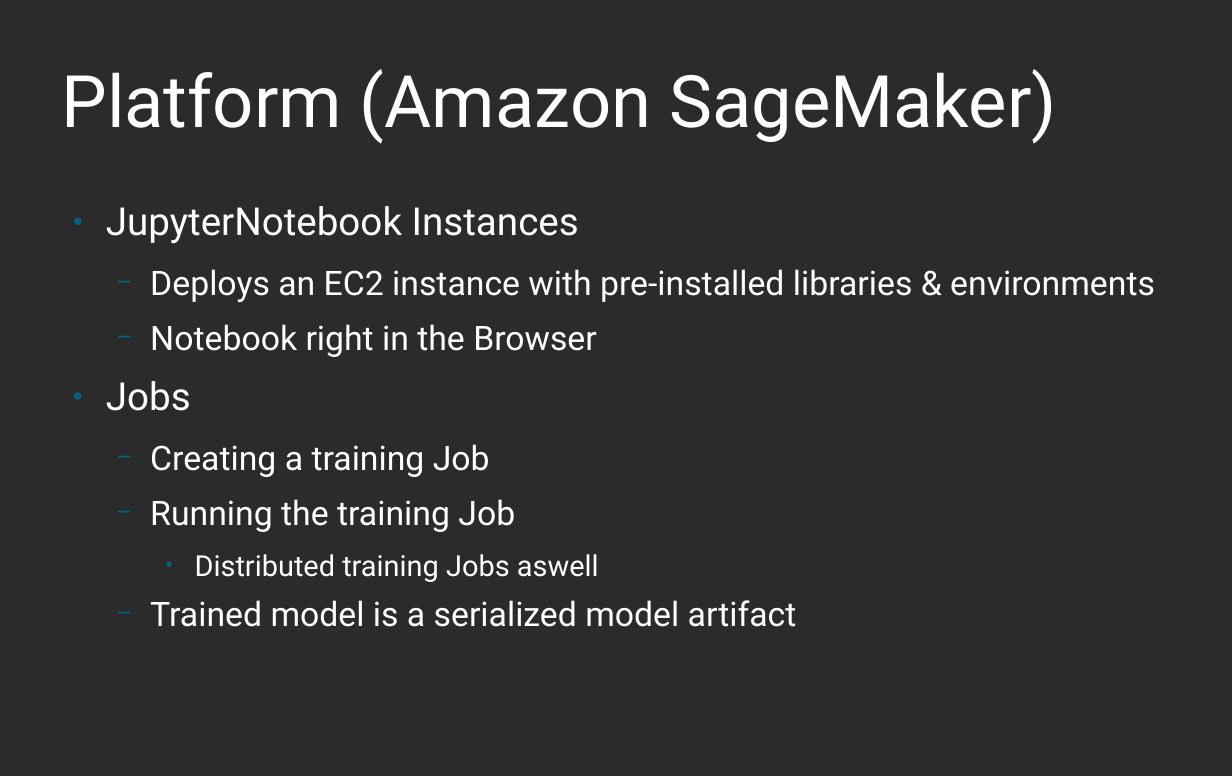
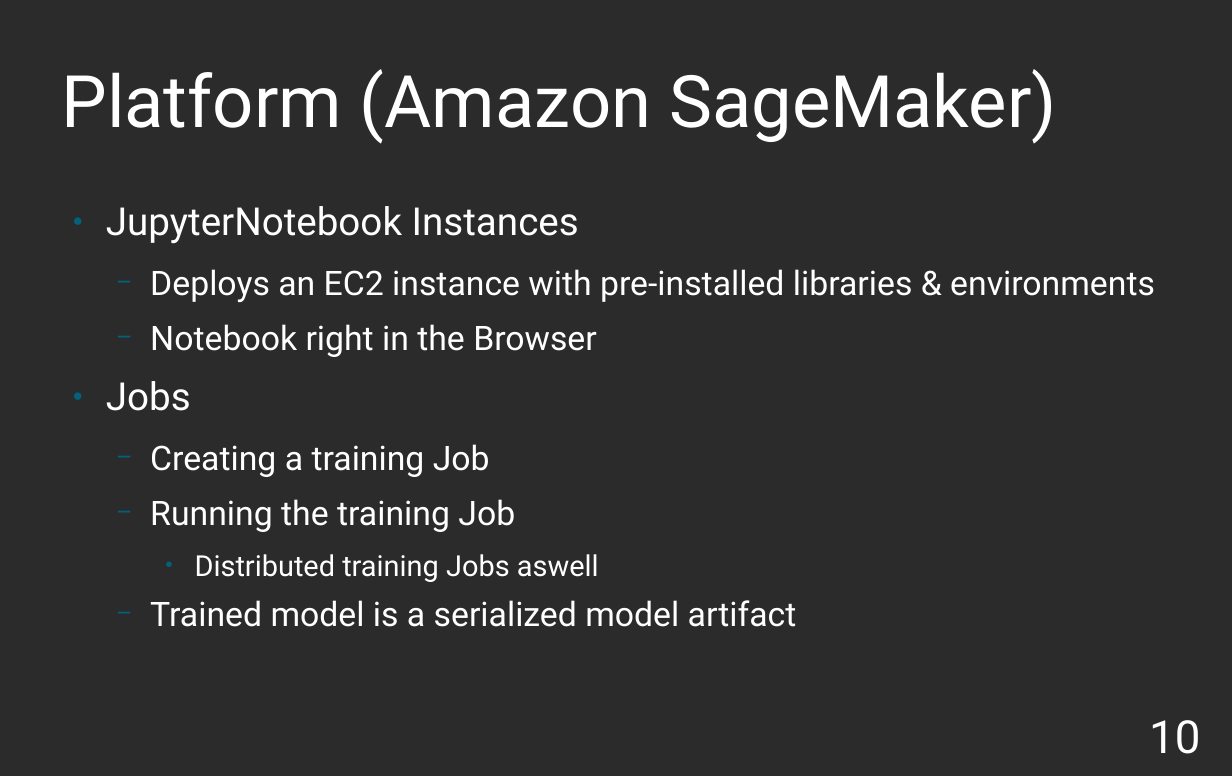
Before and after one commit to oGuzee/Workflow_Application_MLaaS, a slide deck: slide 10 of Presentation.odp. Drawn at 1232x776 pixels with LibreOffice and Linux fonts; fonts in the diff are those of the drawing; background and template pictures are left out; a plain dark background stands for a picture behind light text. Boxes give left, top, right and bottom in pixels: in the first picture for what was removed or moved away, otherwise in the second. Text is boxed around its words. In the diff, an @@ line names an element or a change of style, - is before the commit and + after.

```diff
--- a/Presentation.odp
+++ b/Presentation.odp
@@ text added at (1149,720,1200,754), 35 pt, text #FFFFFF @@
+10
```
Also in this commit, not shown: 23 other slides changed, 1 slide removed.
